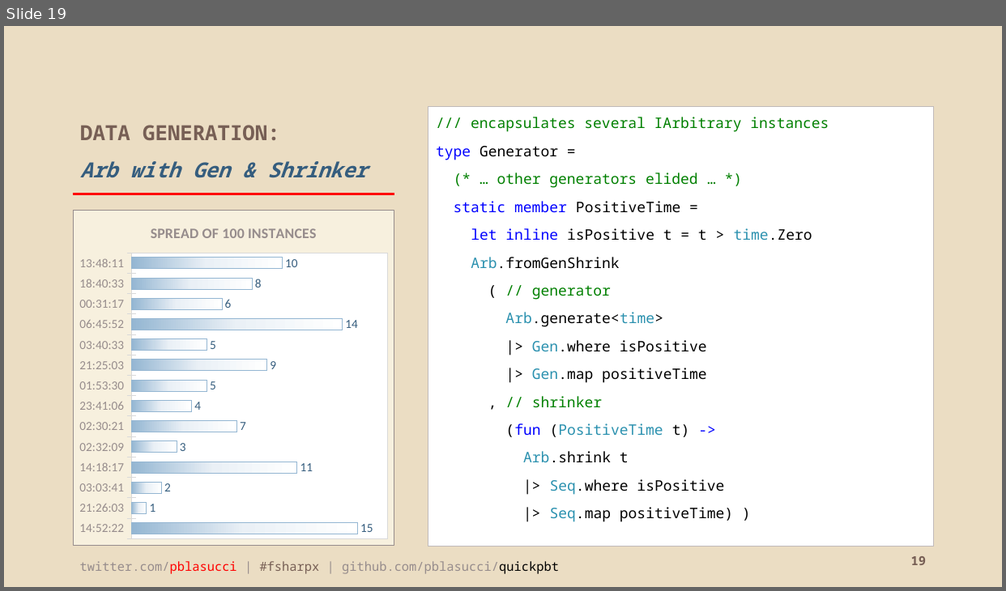
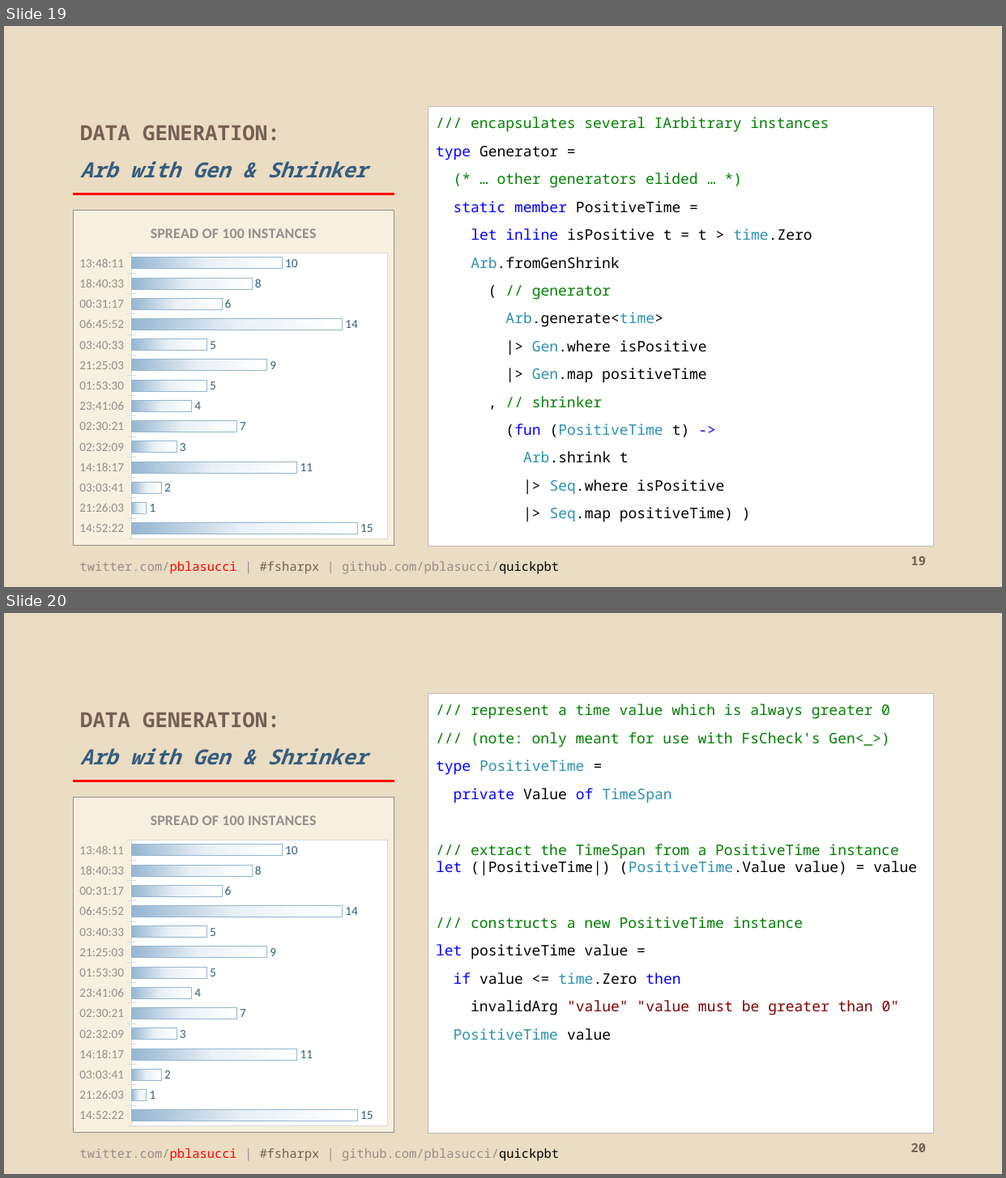
Before and after one commit to pblasucci/quickpbt, a slide deck: quickpbt.pptx. Shown one above the other, each under a label of ours: slide 19 before the commit, slides 19 and 20 after it. The pictures are 1006x591 and 1006x1178 pixels, drawn with LibreOffice and Linux fonts; fonts in the diff are those of the drawing. Boxes give left, top, right and bottom in pixels: in the first picture for what was removed or moved away, otherwise in the second. Text is boxed around its words. In the diff, an @@ line names an element or a change of style, - is before the commit and + after.

```diff
--- a/quickpbt.pptx
+++ b/quickpbt.pptx
@@ slide 20 added at bbox=[4, 613, 1002, 1174], background #EBDDC3; not listed: 2 template elements that a slide beside it also shows @@
@@ text added at bbox=[428, 694, 934, 1133], fill #FFFFFF, outline #C0BABA 0.75 pt, 14 pt, text #007F00 @@
+/// represent a time value which is always greater 0
+/// (note: only meant for use with FsCheck's Gen<_>)
+type PositiveTime =
+private Value of TimeSpan
+/// extract the TimeSpan from a PositiveTime instance let (|PositiveTime|) (PositiveTime.Value value) = value
+/// constructs a new PositiveTime instance
+let positiveTime value =
+if value <= time.Zero then
+invalidArg "value" "value must be greater than 0"
+PositiveTime value
@@ title added at bbox=[80, 712, 367, 765], 20 pt, text #355D7E, bold, italic @@
+DATA GENERATION:
+Arb with Gen & Shrinker
@@ bar chart added at bbox=[73, 797, 394, 1134] @@
+title "SPREAD OF 100 INSTANCES"
+categories: 0.619699074074074, 0.893090277777778, 0.12755787037037, 0.596030092592593, 0.105659722222222, 0.104409722222222, 0.986875, 0.0788194444444444, 0.892395833333333, 0.153159722222222, 0.281851851851852, 0.021724537037037, 0.778159722222222, 0.575127314814815
+Series 1: 15, 1, 2, 11, 3, 7, 4, 5, 9, 5, 14, 6, 8, 10
@@ page number added at bbox=[911, 1144, 926, 1152], 12 pt, text #775F55, bold @@
+20
```
Also in this commit, not shown: 2 slides changed, 1 other file.
